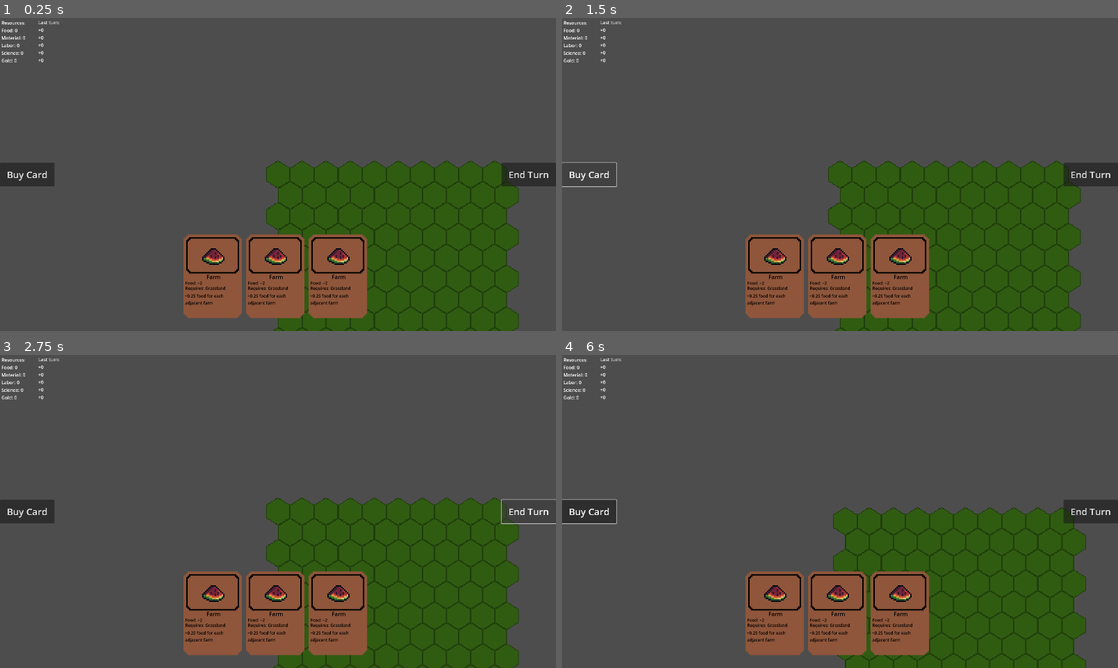
Above: before the commit, frames 1-4 (two rows, left to right).
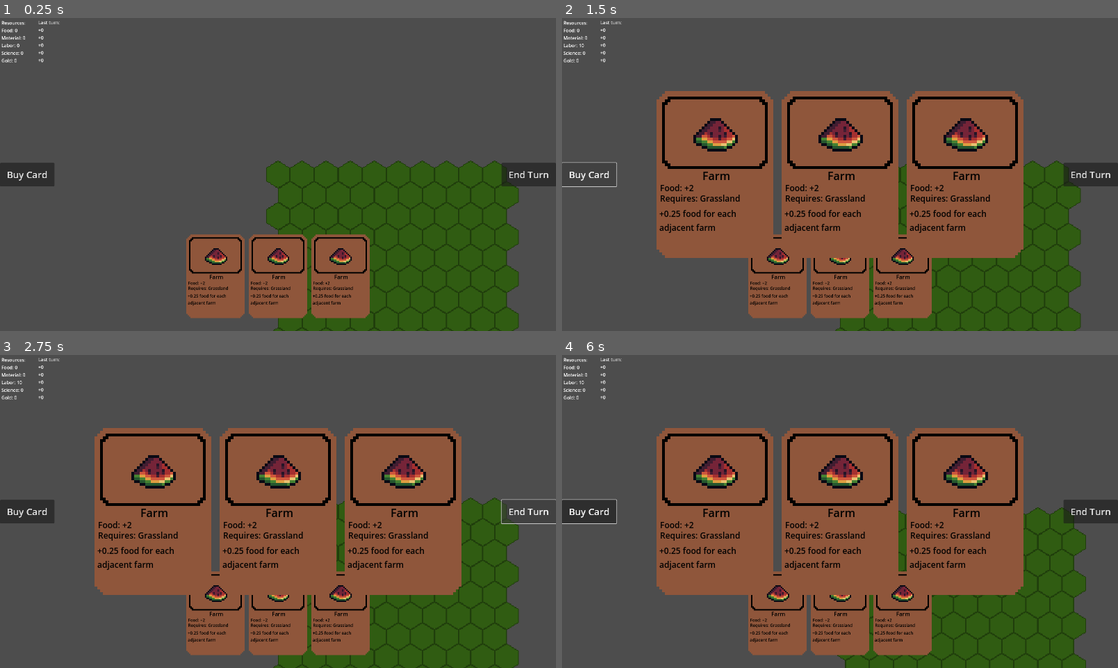
Above: after the commit, the same moments.

Repository: peytondwilliams/hexdeck
Game: Godot game, scene res://nodes/core/game_manager.tscn
Two runs of this game, one before a commit and one after it. Both use one fixed random seed, a clock stepped at 60 frames per second and the inputs below.
Inputs (mouse positions are in pixels of both pictures, inside the frame that each line leads up to):
- Up to frame 1 (0.25 s): no input
- Up to frame 2 (1.5 s): click "End Turn" at 0.5 s; click "Buy Card" at 1.25 s
- Up to frame 3 (2.75 s): click "End Turn" at 2 s
- Up to frame 4 (6 s): click "Buy Card" at 2.75 s; click "End Turn" at 3.5 s; click "Buy Card" at 4.25 s; tap Enter at 5 s; move the mouse to (962, 495) at 5.02 s; press the mouse at (962, 495) at 5.03 s; release the mouse at (962, 495) at 5.75 s; tap Space at 5.75 s; drag from (728, 527) to (773, 614) at 5.77 s

The runs differ from the first frame. In frame 1, 2.1% of the frame differs, in the area x 33-67%, y 69-96%; in frame 2, 33%; in frame 3, 33%; in frame 4, 33%, in the area x 3-83%, y 8-96%.

Commit message:
refactor card selection logic, add card shop

Diff:
--- a/nodes/core/card.gd
+++ b/nodes/core/card.gd
@@ -1,4 +1,6 @@
 extends Node2D
+
+signal click(card)
 
 @export var cost : Dictionary = {
 	"food": 0,
@@ -8,11 +10,24 @@
 	"gold": 0
 }
 
+@onready var area : Area2D = $Area2D
+
+var mouse_over = false
+
 # Called when the node enters the scene tree for the first time.
 func _ready():
 	pass # Replace with function body.
 
+func _input(event):
+	if event is InputEventMouseButton and event.is_pressed() and mouse_over:
+		click.emit(self)
 
 # Called every frame. 'delta' is the elapsed time since the previous frame.
 func _process(delta):
 	pass
+
+func _on_area_2d_mouse_entered():
+	mouse_over = true
+
+func _on_area_2d_mouse_exited():
+	mouse_over = false
--- a/nodes/core/card.tscn
+++ b/nodes/core/card.tscn
@@ -74,3 +74,6 @@
 [node name="CollisionShape2D" type="CollisionShape2D" parent="Area2D"]
 position = Vector2(-0.5, 0.5)
 shape = SubResource("RectangleShape2D_7kyt2")
+
+[connection signal="mouse_entered" from="Area2D" to="." method="_on_area_2d_mouse_entered"]
+[connection signal="mouse_exited" from="Area2D" to="." method="_on_area_2d_mouse_exited"]
--- a/nodes/core/card_hand.gd
+++ b/nodes/core/card_hand.gd
@@ -1,4 +1,6 @@
 extends Node2D
+
+signal card_click(card)
 
 @onready var gb = Global
 
@@ -42,7 +44,9 @@
 func clear_hand():
 	for i in range(cards.size() - 1, -1, -1):
 		discard_pile.append(cards[i])
+		cards[i].click.disconnect(_on_card_click)
 		remove_child(cards[i])
+
 	cards = []
 
 func draw_hand():
@@ -52,9 +56,15 @@
 		if draw_pile.is_empty():
 			reset_draw_pile()
 
-		var card = draw_pile.pop_back()
-		cards.append(card)
-		add_child(card)
+		draw_card()
+
+	organize_hand()
+
+func draw_card():
+	var card = draw_pile.pop_back()
+	cards.append(card)
+	add_child(card)
+	card.click.connect(_on_card_click)
 
 	organize_hand()
 
@@ -81,3 +91,6 @@
 # Called every frame. 'delta' is the elapsed time since the previous frame.
 func _process(delta):
 	pass
+
+func _on_card_click(card):
+	card_click.emit(card)
--- /dev/null
+++ b/nodes/core/card_shop.gd
@@ -0,0 +1,46 @@
+extends Node2D
+
+
+@onready var farm_card = preload("res://nodes/cards/farm_card.tscn")
+
+@onready var gb = Global
+
+var cards : Array = []
+
+func _ready():
+	visible = false
+
+func organize_hand():
+	var start_pos = Vector2.ZERO - Vector2(90, 0) * (cards.size() - 1)
+
+	for i in range(0, cards.size()):
+		var card = cards[i]
+		card.position = start_pos + Vector2(180, 0) * i
+
+func clear_shop():
+	for i in range(cards.size() - 1, -1, -1):
+		cards[i].click.disconnect(_on_card_click)
+		remove_child(cards[i])
+	cards = []
+
+func draw_shop():
+	clear_shop()
+
+	for i in range(0, 3):
+		random_card()
+
+	organize_hand()
+
+func random_card():
+	var card = farm_card.instantiate() #TODO choose valid card for shop
+	cards.append(card)
+	add_child(card)
+	card.click.connect(_on_card_click)
+
+	organize_hand()
+
+
+func _on_card_click(card):
+	gb.deck.append(card)
+	visible = false
+	# close shop ui
--- /dev/null
+++ b/nodes/core/card_shop.tscn
@@ -0,0 +1,6 @@
+[gd_scene load_steps=2 format=3 uid="uid://t55utm83r8jr"]
+
+[ext_resource type="Script" path="res://nodes/core/card_shop.gd" id="1_6t5fl"]
+
+[node name="CardShop" type="Node2D"]
+script = ExtResource("1_6t5fl")
--- a/nodes/core/game_manager.gd
+++ b/nodes/core/game_manager.gd
@@ -6,6 +6,7 @@
 @onready var stats_pt_label : Label = $UI/Control/StatsPTLabel
 
 @onready var card_hand : Node2D = $Camera2D/CardHand
+@onready var card_shop : Node2D = $Camera2D/CardShop
 
 var hold_improv = null
 var hold_card = null
@@ -26,14 +27,9 @@
 
 func _physics_process(delta):
 	if Input.is_action_just_pressed("action_click"):
-		if not hold_improv:
-			find_click_card()
-			if not hold_improv and not tried_click_card:
-				dragging = true
-				prev_mouse_pos = get_global_mouse_position()
-
-		else:
-			pass
+		if not hold_improv and not tried_click_card:
+			dragging = true
+			prev_mouse_pos = get_global_mouse_position()
 
 	if Input.is_action_pressed("action_click"):
 		if hold_improv:
@@ -53,25 +49,6 @@
 			dragging = false
 
 	tried_click_card = false
-
-func find_click_card():
-	var space_state = get_world_2d().direct_space_state
-	var query = PhysicsPointQueryParameters2D.new()
-	query.position = get_global_mouse_position()
-	query.collide_with_areas = true
-	query.collide_with_bodies = false
-	var result = space_state.intersect_point(query)
-
-	for collider in result:
-		if collider.collider.is_in_group("card"):
-			tried_click_card = true
-			if card_hand.can_play_card(collider.collider.get_parent()):
-				hold_card = collider.collider.get_parent()
-				hold_improv = hold_card.improv_pre.instantiate()
-				add_child(hold_improv)
-
-				hold_improv.position = gb.cube_to_real_coords(gb.real_to_cube_coords(get_global_mouse_position()))
-			break
 
 func place_improv():
 	var place_loc = gb.generate_hex_key(gb.real_to_cube_coords(get_global_mouse_position()))
@@ -133,4 +110,16 @@
 
 
 func _on_buy_card_button_pressed():
-	pass # Replace with function body.
+	card_shop.draw_shop()
+	card_shop.visible = true
+
+
+func _on_card_hand_card_click(card):
+	tried_click_card = true
+
+	if card_hand.can_play_card(card):
+		hold_card = card
+		hold_improv = card.improv_pre.instantiate()
+		add_child(hold_improv)
+
+		hold_improv.position = gb.cube_to_real_coords(gb.real_to_cube_coords(get_global_mouse_position()))
--- a/nodes/core/game_manager.tscn
+++ b/nodes/core/game_manager.tscn
@@ -1,8 +1,9 @@
-[gd_scene load_steps=4 format=3 uid="uid://dggg7rt0rge4l"]
+[gd_scene load_steps=5 format=3 uid="uid://dggg7rt0rge4l"]
 
 [ext_resource type="Script" path="res://nodes/core/game_manager.gd" id="1_buvqq"]
 [ext_resource type="PackedScene" uid="uid://dgrs0552kqbw4" path="res://nodes/core/hex_grid.tscn" id="2_fmrg8"]
 [ext_resource type="PackedScene" uid="uid://dyi6467smul80" path="res://nodes/core/card_hand.tscn" id="3_dycs4"]
+[ext_resource type="PackedScene" uid="uid://t55utm83r8jr" path="res://nodes/core/card_shop.tscn" id="3_q1san"]
 
 [node name="GameManager" type="Node2D"]
 script = ExtResource("1_buvqq")
@@ -13,8 +14,11 @@
 zoom = Vector2(3, 3)
 
 [node name="CardHand" parent="Camera2D" instance=ExtResource("3_dycs4")]
-position = Vector2(-3, 117)
+position = Vector2(0, 117)
 scale = Vector2(0.4, 0.4)
+
+[node name="CardShop" parent="Camera2D" instance=ExtResource("3_q1san")]
+scale = Vector2(0.8, 0.8)
 
 [node name="UI" type="CanvasLayer" parent="."]
 
@@ -84,5 +88,6 @@
 +0"
 metadata/_edit_use_anchors_ = true
 
+[connection signal="card_click" from="Camera2D/CardHand" to="." method="_on_card_hand_card_click"]
 [connection signal="pressed" from="UI/Control/EndTurnButton" to="." method="_on_end_turn_button_pressed"]
 [connection signal="pressed" from="UI/Control/BuyCardButton" to="." method="_on_buy_card_button_pressed"]
--- a/nodes/core/global.gd
+++ b/nodes/core/global.gd
@@ -16,7 +16,7 @@
 var resources : Dictionary = {
 	"food": 0,
 	"material": 0,
-	"labor": 0,
+	"labor": 10,
 	"science": 0,
 	"gold": 0
 }
